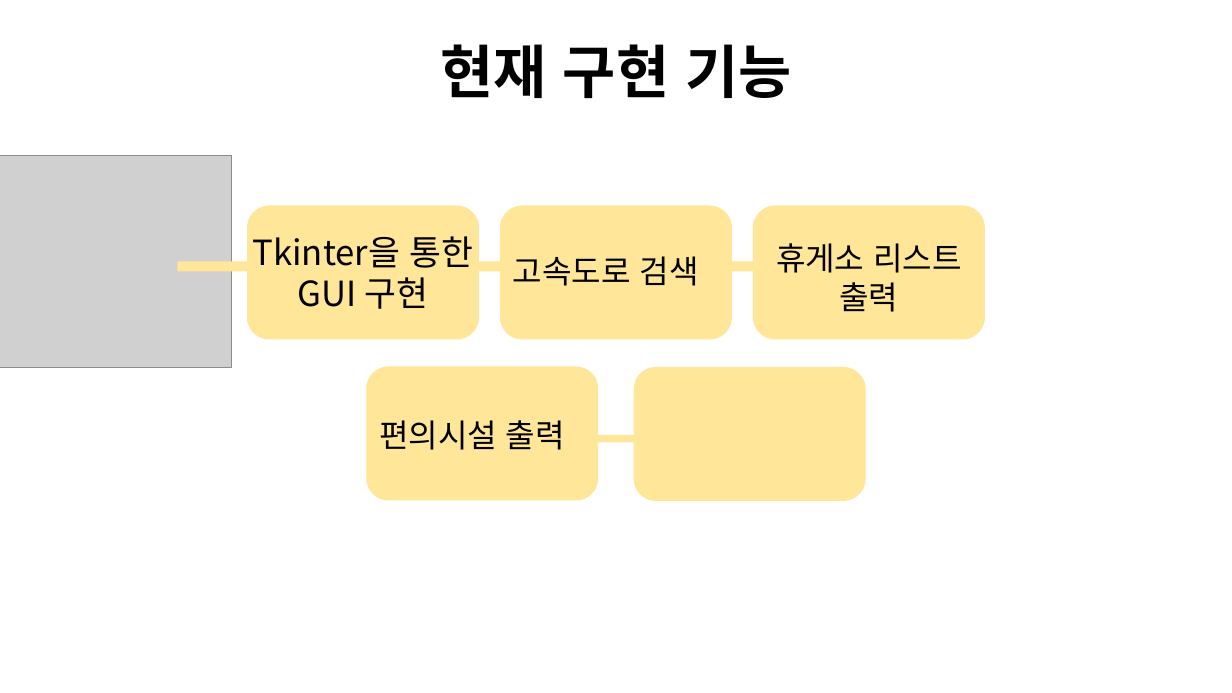
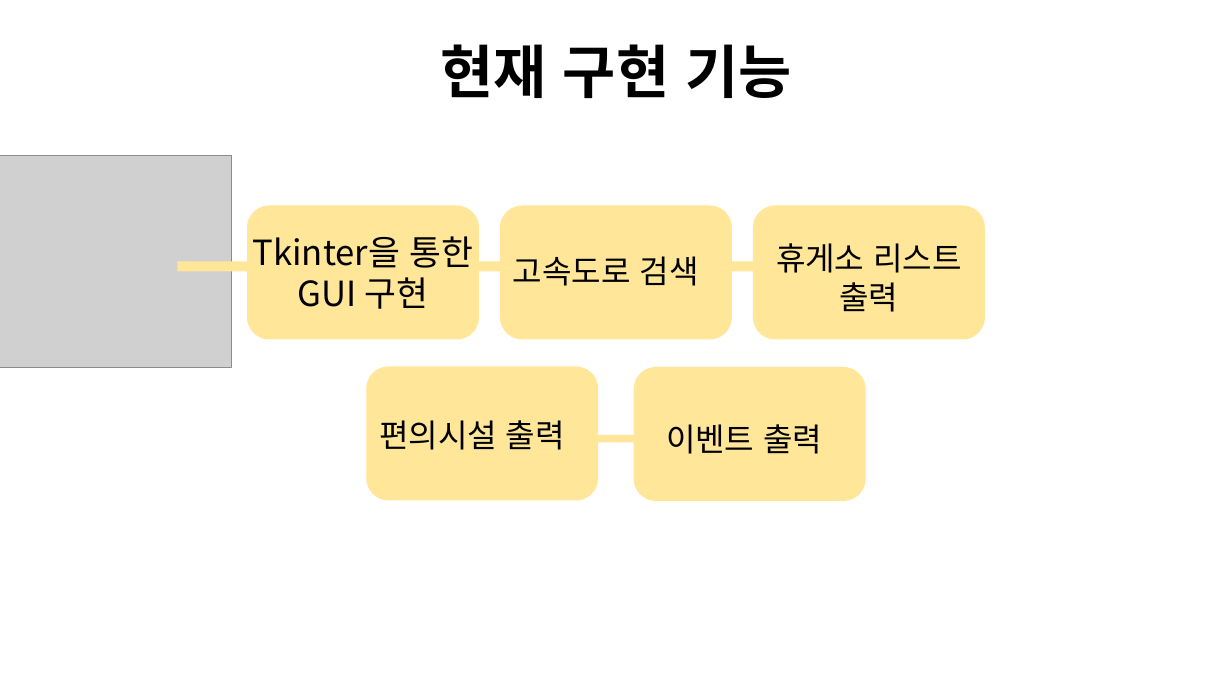
Before and after one commit to jjangsu/-, a slide deck: slide 5 of RestArea/중간발표.pptx. Drawn at 1232x693 pixels with LibreOffice and Linux fonts; fonts in the diff are those of the drawing; grey boxes stand for pictures. Boxes give left, top, right and bottom in pixels: in the first picture for what was removed or moved away, otherwise in the second. Text is boxed around its words. In the diff, an @@ line names an element or a change of style, - is before the commit and + after.

```diff
--- a/RestArea/중간발표.pptx
+++ b/RestArea/중간발표.pptx
@@ text added at (666,424,822,454), 25 pt, text #000000 @@
+이벤트 출력
```
Also in this commit, not shown: 1 other slide changed.
